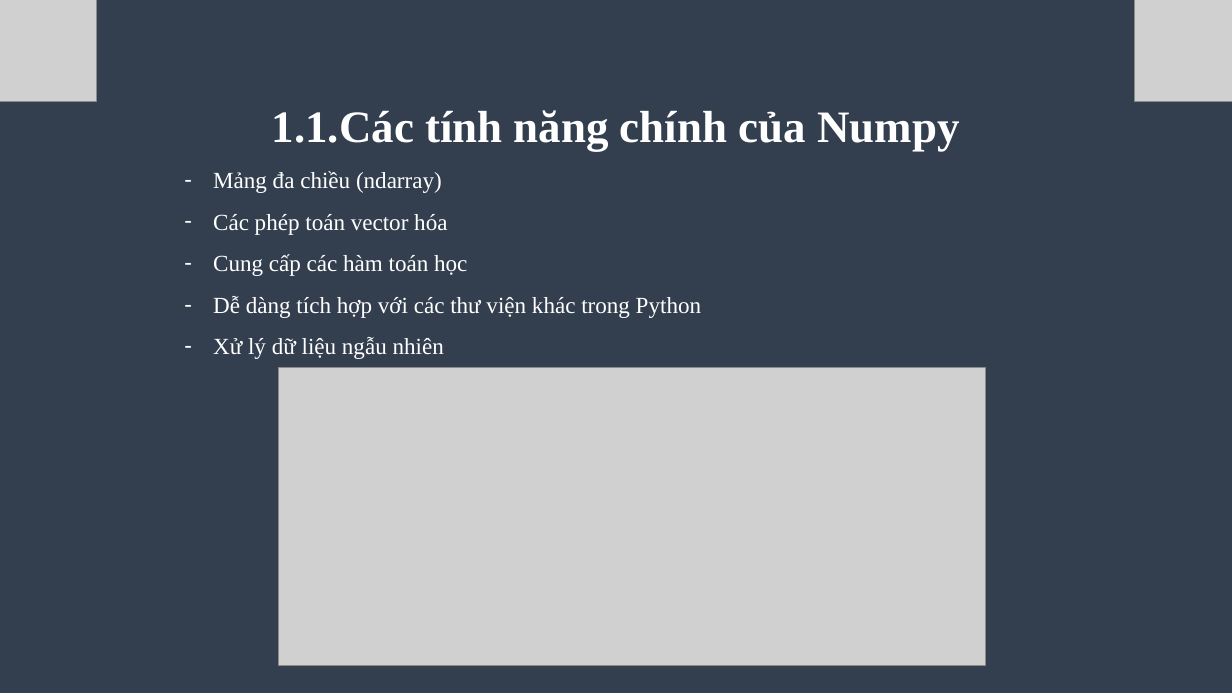
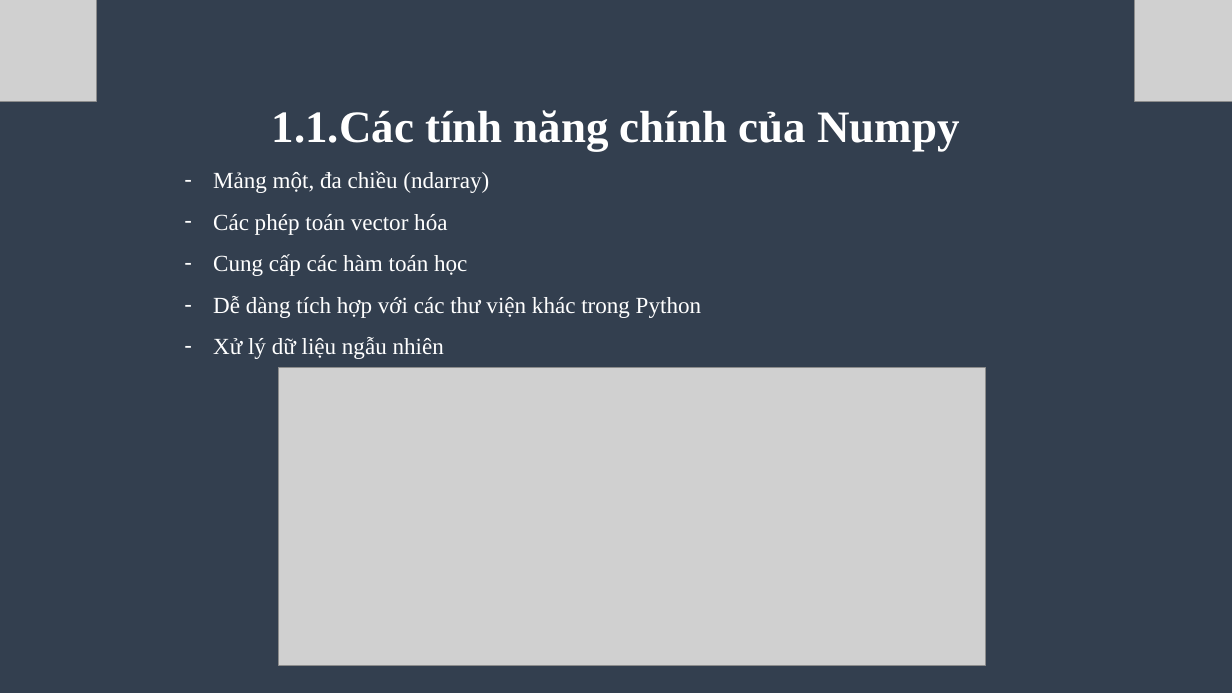
Before and after one commit to Toilaminh03/Numpy_PMMNM, a slide deck: slide 4 of tuan2.pptx. Drawn at 1232x693 pixels with LibreOffice and Linux fonts; fonts in the diff are those of the drawing; grey boxes stand for pictures. Boxes give left, top, right and bottom in pixels: in the first picture for what was removed or moved away, otherwise in the second. Text is boxed around its words. In the diff, an @@ line names an element or a change of style, - is before the commit and + after.

```diff
--- a/tuan2.pptx
+++ b/tuan2.pptx
@@ text at (213, 171, 489, 193): text changed @@
-– Mảng đa chiều (ndarray)
+– Mảng một, đa chiều (ndarray)
```
Also in this commit, not shown: 2 other slides changed, 10 slides added.
